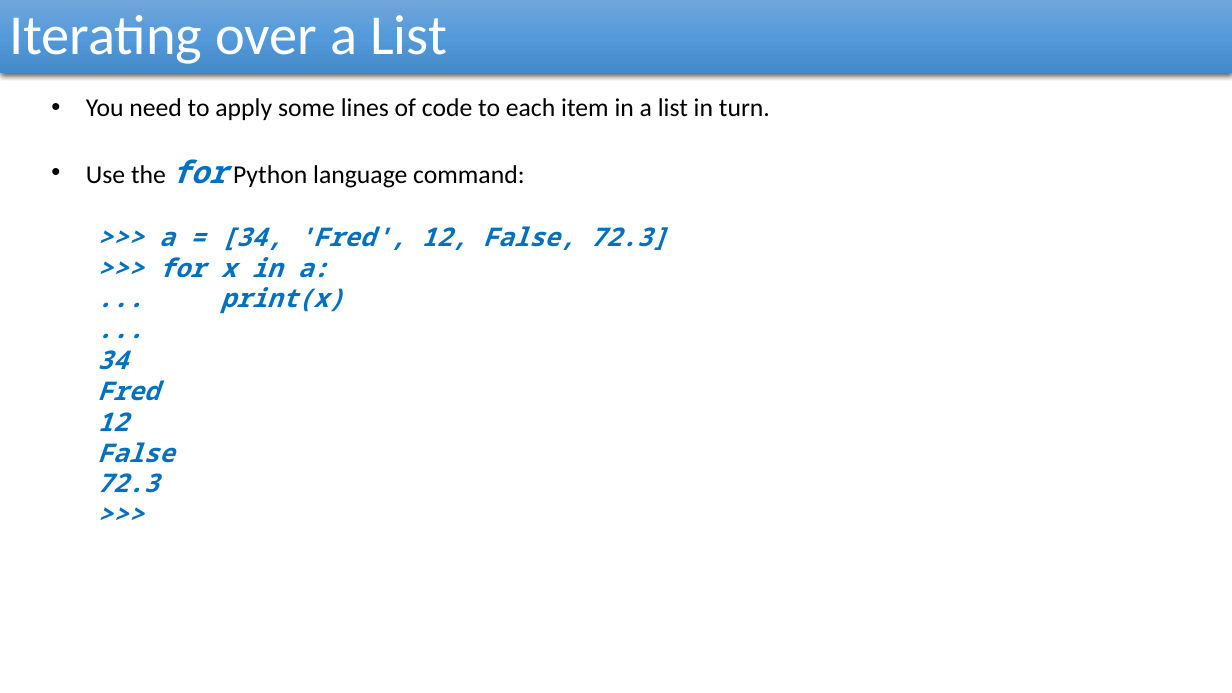
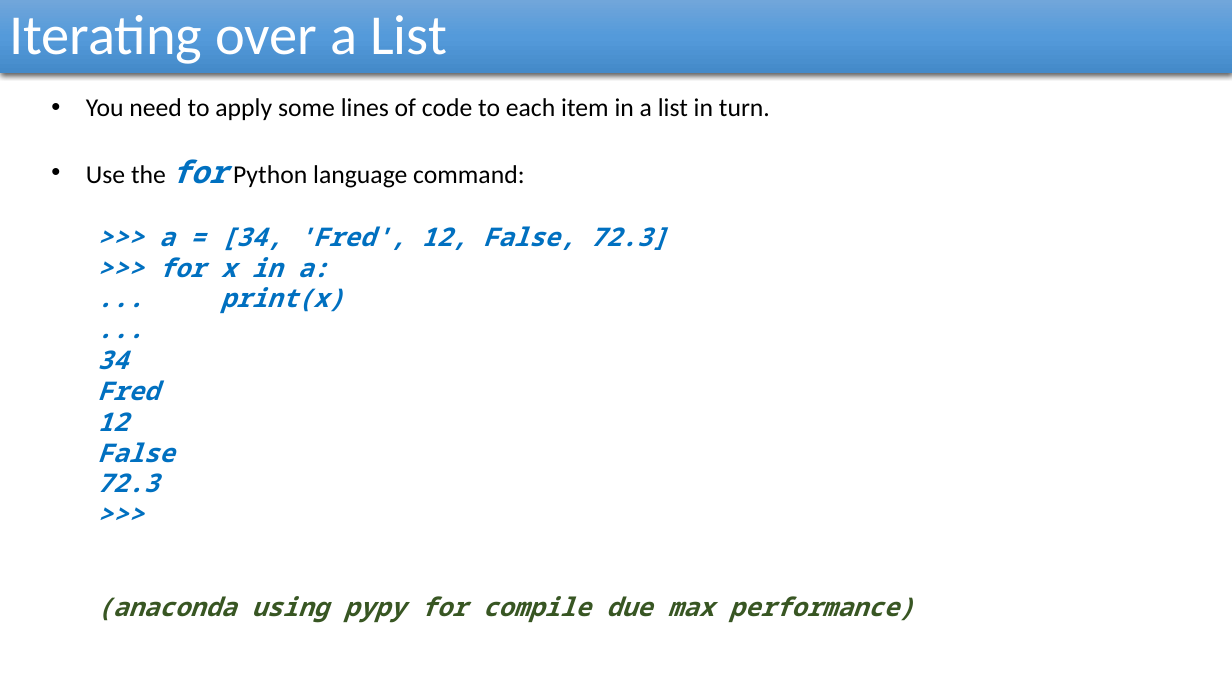
Before and after one commit to reza-arjmandi/rpi-course, a slide deck: slide 10 of session3/presentation/Python_List_And_Dictionaries.pptx. Drawn at 1232x693 pixels with LibreOffice and Linux fonts; fonts in the diff are those of the drawing. Boxes give left, top, right and bottom in pixels: in the first picture for what was removed or moved away, otherwise in the second. Text is boxed around its words. In the diff, an @@ line names an element or a change of style, - is before the commit and + after.

```diff
--- a/session3/presentation/Python_List_And_Dictionaries.pptx
+++ b/session3/presentation/Python_List_And_Dictionaries.pptx
@@ text at bbox=[97, 596, 914, 623]: paragraph added @@
+  (anaconda using pypy for compile due max performance)
```
Also in this commit, not shown: 3 other slides changed, 1 slide added, 1 other file.
